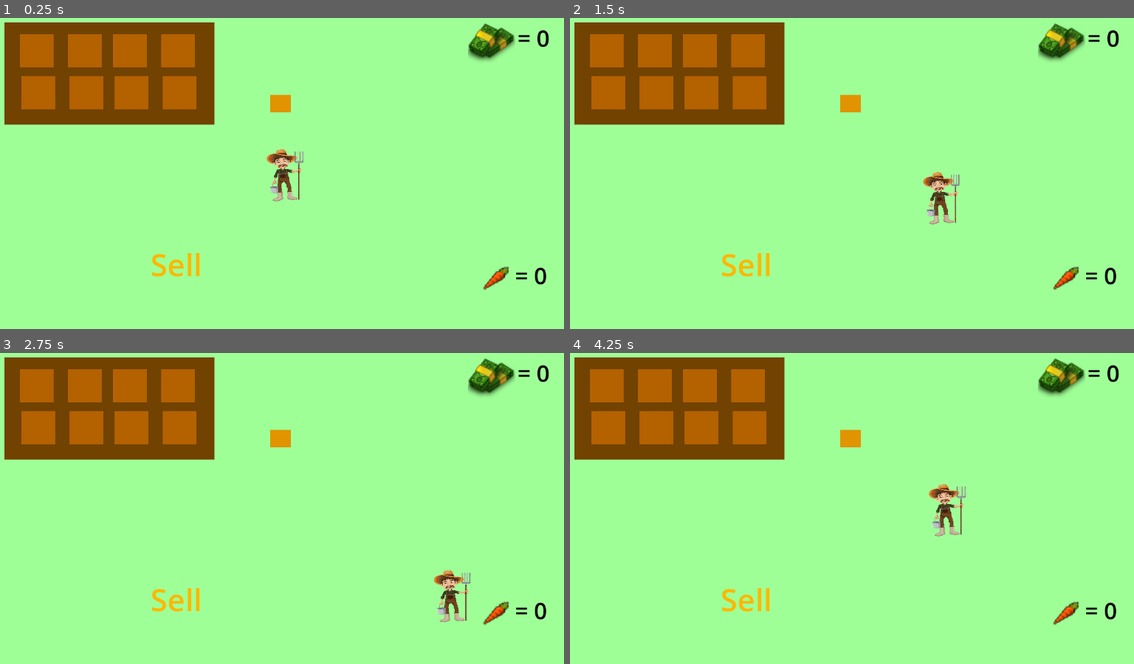
Above: before the commit, frames 1-4 (two rows, left to right).
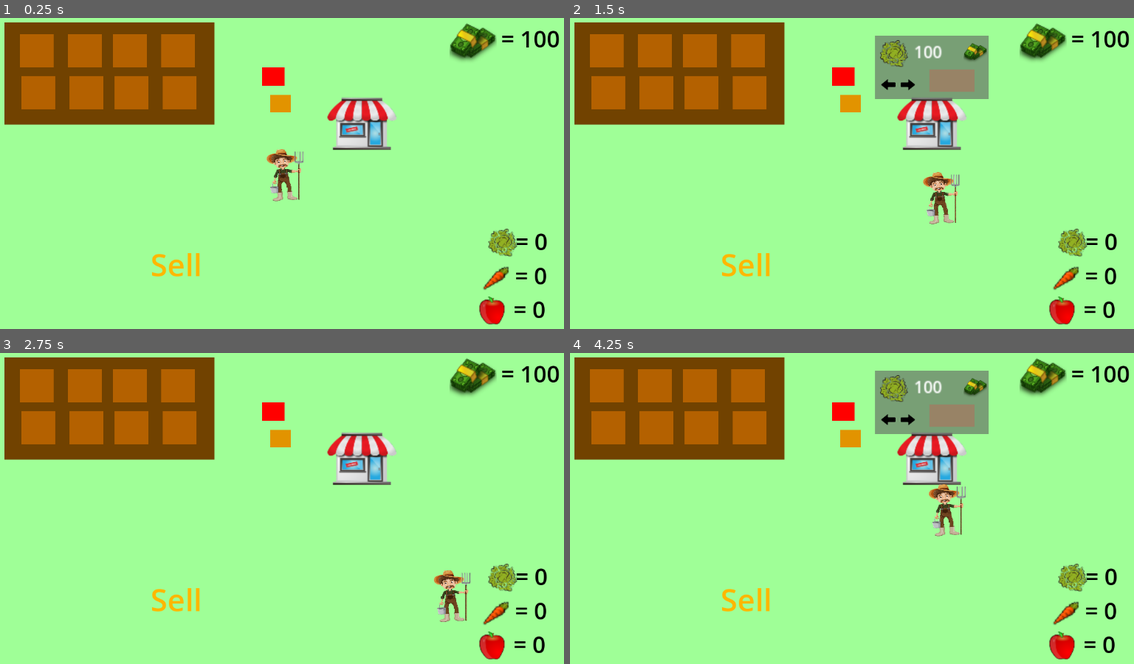
Above: after the commit, the same moments.

Repository: mirgakh/Catalyst-Toy
Game: Godot game, scene res://scenes/main.tscn
Two runs of this game, one before a commit and one after it. Both use one fixed random seed, a clock stepped at 60 frames per second and the inputs below.
Inputs (mouse positions are in pixels of both pictures, inside the frame that each line leads up to):
- Up to frame 1 (0.25 s): no input
- Up to frame 2 (1.5 s): tap Enter at 0.5 s; move the mouse to (609, 52) at 0.52 s; hold D (right) 0.53-1.28 s; click (609, 52) at 0.6 s; move the mouse to (609, 92) at 1.27 s; hold S (down) from 1.28 s (still down); click (609, 92) at 1.35 s
- Up to frame 3 (2.75 s): move the mouse to (84, 387) at 2.02 s; release S (down) at 2.03 s; hold D (right) from 2.03 s (still down); click (84, 387) at 2.1 s
- Up to frame 4 (4.25 s): move the mouse to (654, 427) at 2.77 s; release D (right) at 2.78 s; hold W (up) 2.78-3.53 s; click (654, 427) at 2.85 s; move the mouse to (699, 387) at 3.52 s; hold A (left) from 3.53 s (still down); click (699, 387) at 3.6 s

The runs differ from the first frame. In frame 1, 3.9% of the frame differs, in the area x 46-100%, y 1-99%; in frame 2, 8.0%; in frame 3, 3.9%; in frame 4, 8.0%.

Commit message:
shop

Diff:
--- /dev/null
+++ b/project/scenes/apple_seed.tscn
@@ -0,0 +1,29 @@
+[gd_scene load_steps=5 format=3 uid="uid://cpd07w37t46ej"]
+
+[ext_resource type="Script" path="res://scripts/apple_seed.gd" id="1_r0xw5"]
+
+[sub_resource type="Gradient" id="Gradient_2gfob"]
+offsets = PackedFloat32Array(0)
+colors = PackedColorArray(1, 0, 0, 1)
+
+[sub_resource type="GradientTexture1D" id="GradientTexture1D_m0oou"]
+gradient = SubResource("Gradient_2gfob")
+
+[sub_resource type="RectangleShape2D" id="RectangleShape2D_vn5q1"]
+size = Vector2(40, 34)
+
+[node name="apple_seed" type="StaticBody2D"]
+script = ExtResource("1_r0xw5")
+
+[node name="Sprite2D" type="Sprite2D" parent="."]
+position = Vector2(0, -1)
+scale = Vector2(0.171875, 35.5)
+texture = SubResource("GradientTexture1D_m0oou")
+
+[node name="Area2D" type="Area2D" parent="."]
+
+[node name="CollisionShape2D" type="CollisionShape2D" parent="Area2D"]
+position = Vector2(0, -1)
+shape = SubResource("RectangleShape2D_vn5q1")
+
+[connection signal="input_event" from="Area2D" to="." method="_on_area_2d_input_event"]
--- a/project/scenes/growing_zone.tscn
+++ b/project/scenes/growing_zone.tscn
@@ -1,8 +1,10 @@
-[gd_scene load_steps=8 format=3 uid="uid://dac75o0vplr25"]
+[gd_scene load_steps=10 format=3 uid="uid://dac75o0vplr25"]
 
 [ext_resource type="Script" path="res://scripts/growing_zone.gd" id="1_htke1"]
 [ext_resource type="Texture2D" uid="uid://m5r6c3amx1h0" path="res://art/Empty.png" id="2_il7q0"]
 [ext_resource type="Texture2D" uid="uid://c0ct2r0qghy7t" path="res://art/pngegg (2).png" id="3_5uqts"]
+[ext_resource type="Texture2D" uid="uid://3oftii0hk3vv" path="res://art/Apple Free.png" id="3_v07cp"]
+[ext_resource type="Texture2D" uid="uid://dc2ahlufgnrd" path="res://art/Iceberg lettuce Vegetable Salad.png" id="5_lnh4e"]
 
 [sub_resource type="Gradient" id="Gradient_w5hoy"]
 offsets = PackedFloat32Array(0)
@@ -26,11 +28,27 @@
 }, {
 "frames": [{
 "duration": 1.0,
+"texture": ExtResource("3_v07cp")
+}],
+"loop": true,
+"name": &"apple",
+"speed": 0.0
+}, {
+"frames": [{
+"duration": 1.0,
 "texture": ExtResource("3_5uqts")
 }],
 "loop": true,
 "name": &"carrot",
 "speed": 0.0
+}, {
+"frames": [{
+"duration": 1.0,
+"texture": ExtResource("5_lnh4e")
+}],
+"loop": true,
+"name": &"lettuce",
+"speed": 5.0
 }]
 
 [node name="growingZone" type="StaticBody2D"]
@@ -48,14 +66,22 @@
 shape = SubResource("RectangleShape2D_7bdaw")
 
 [node name="plant" type="AnimatedSprite2D" parent="."]
-position = Vector2(4.76837e-07, -1.5)
-scale = Vector2(1.44, 1.64)
+position = Vector2(1, -3)
+scale = Vector2(1.37143, 1.42857)
 sprite_frames = SubResource("SpriteFrames_frojc")
 animation = &"None"
 
 [node name="CarrotTimer" type="Timer" parent="."]
 wait_time = 5.0
 
+[node name="AppleTimer" type="Timer" parent="."]
+wait_time = 5.0
+
+[node name="lettuceTimer" type="Timer" parent="."]
+wait_time = 5.0
+
 [connection signal="area_entered" from="Area2D" to="." method="_on_area_2d_area_entered"]
 [connection signal="input_event" from="Area2D" to="." method="_on_area_2d_input_event"]
 [connection signal="timeout" from="CarrotTimer" to="." method="_on_carrot_timer_timeout"]
+[connection signal="timeout" from="AppleTimer" to="." method="_on_apple_timer_timeout"]
+[connection signal="timeout" from="lettuceTimer" to="." method="_on_lettuce_timer_timeout"]
--- /dev/null
+++ b/project/scenes/lettuce_seed.tscn
@@ -0,0 +1,27 @@
+[gd_scene load_steps=5 format=3 uid="uid://dgmkbdreonlkp"]
+
+[ext_resource type="Script" path="res://scripts/lettuce_seed.gd" id="1_d455a"]
+
+[sub_resource type="Gradient" id="Gradient_h4jhf"]
+offsets = PackedFloat32Array(0.00324675)
+colors = PackedColorArray(0.412683, 0.755698, 0, 1)
+
+[sub_resource type="GradientTexture1D" id="GradientTexture1D_3wgms"]
+gradient = SubResource("Gradient_h4jhf")
+
+[sub_resource type="RectangleShape2D" id="RectangleShape2D_udp3d"]
+size = Vector2(40, 34)
+
+[node name="lettuce_seed" type="StaticBody2D"]
+script = ExtResource("1_d455a")
+
+[node name="Sprite2D" type="Sprite2D" parent="."]
+scale = Vector2(0.15625, 33.75)
+texture = SubResource("GradientTexture1D_3wgms")
+
+[node name="Area2D" type="Area2D" parent="."]
+
+[node name="CollisionShape2D" type="CollisionShape2D" parent="Area2D"]
+shape = SubResource("RectangleShape2D_udp3d")
+
+[connection signal="input_event" from="Area2D" to="." method="_on_area_2d_input_event"]
--- a/project/scenes/main.tscn
+++ b/project/scenes/main.tscn
@@ -7,7 +7,11 @@
 [ext_resource type="PackedScene" uid="uid://b32476hejmrnj" path="res://scenes/player.tscn" id="5_hlho5"]
 [ext_resource type="Texture2D" uid="uid://ds02qyek8lddl" path="res://art/Money bag.png" id="5_ql1fd"]
 [ext_resource type="Texture2D" uid="uid://c0ct2r0qghy7t" path="res://art/pngegg (2).png" id="6_cwu1l"]
+[ext_resource type="Texture2D" uid="uid://3oftii0hk3vv" path="res://art/Apple Free.png" id="6_stvs4"]
+[ext_resource type="Texture2D" uid="uid://dc2ahlufgnrd" path="res://art/Iceberg lettuce Vegetable Salad.png" id="7_4tomd"]
+[ext_resource type="PackedScene" uid="uid://cpd07w37t46ej" path="res://scenes/apple_seed.tscn" id="7_abxn8"]
 [ext_resource type="PackedScene" uid="uid://61cpg07mwmab" path="res://scenes/sell_zone.tscn" id="7_k3gdl"]
+[ext_resource type="PackedScene" uid="uid://bfxaxsgtgoydn" path="res://scenes/shop.tscn" id="10_ea7so"]
 
 [sub_resource type="SpriteFrames" id="SpriteFrames_yppqt"]
 animations = [{
@@ -26,6 +30,22 @@
 "loop": true,
 "name": &"Coin",
 "speed": 0.0
+}, {
+"frames": [{
+"duration": 1.0,
+"texture": ExtResource("6_stvs4")
+}],
+"loop": true,
+"name": &"apple",
+"speed": 0.0
+}, {
+"frames": [{
+"duration": 1.0,
+"texture": ExtResource("7_4tomd")
+}],
+"loop": true,
+"name": &"lettuce",
+"speed": 5.0
 }]
 
 [node name="Main" type="Node2D"]
@@ -76,17 +96,47 @@
 sprite_frames = SubResource("SpriteFrames_yppqt")
 animation = &"Carrot"
 
+[node name="appleText" type="RichTextLabel" parent="Display"]
+offset_left = 1023.0
+offset_top = 556.0
+offset_right = 1123.0
+offset_bottom = 622.0
+theme_override_colors/default_color = Color(0, 0, 0, 1)
+theme_override_font_sizes/normal_font_size = 45
+text = " = 0"
+
+[node name="appleIcon" type="AnimatedSprite2D" parent="Display"]
+position = Vector2(981, 590)
+scale = Vector2(1.57482, 1.55875)
+sprite_frames = SubResource("SpriteFrames_yppqt")
+animation = &"apple"
+
+[node name="lettuceText" type="RichTextLabel" parent="Display"]
+offset_left = 1027.0
+offset_top = 423.0
+offset_right = 1127.0
+offset_bottom = 489.0
+theme_override_colors/default_color = Color(0, 0, 0, 1)
+theme_override_font_sizes/normal_font_size = 45
+text = " = 0"
+
+[node name="lettuceIcon" type="AnimatedSprite2D" parent="Display"]
+position = Vector2(1002, 457)
+scale = Vector2(1.57482, 1.55875)
+sprite_frames = SubResource("SpriteFrames_yppqt")
+animation = &"lettuce"
+
 [node name="CoinText" type="RichTextLabel" parent="Display"]
-offset_left = 1031.0
-offset_top = 25.0
-offset_right = 1131.0
-offset_bottom = 91.0
+offset_left = 999.0
+offset_top = 26.0
+offset_right = 1152.0
+offset_bottom = 92.0
 theme_override_colors/default_color = Color(0, 0, 0, 1)
 theme_override_font_sizes/normal_font_size = 45
 text = " = 0"
 
 [node name="CoinIcon" type="AnimatedSprite2D" parent="Display"]
-position = Vector2(980, 64)
+position = Vector2(944, 64)
 scale = Vector2(1.83, 1.81)
 sprite_frames = SubResource("SpriteFrames_yppqt")
 animation = &"Coin"
@@ -94,9 +144,16 @@
 [node name="carrot_seed" parent="." instance=ExtResource("4_q5sp4")]
 position = Vector2(568, 185)
 
+[node name="apple_seed" parent="." instance=ExtResource("7_abxn8")]
+position = Vector2(554, 133)
+
 [node name="sellZone" parent="." instance=ExtResource("7_k3gdl")]
 position = Vector2(366, 507)
 
+[node name="shop" parent="." instance=ExtResource("10_ea7so")]
+position = Vector2(727, 229)
+
 [node name="Player" parent="." instance=ExtResource("5_hlho5")]
 z_index = 1
+position = Vector2(680, 497)
 scale = Vector2(2, 2)
--- /dev/null
+++ b/project/scenes/shop.tscn
@@ -0,0 +1,53 @@
+[gd_scene load_steps=8 format=3 uid="uid://bfxaxsgtgoydn"]
+
+[ext_resource type="Script" path="res://scripts/shop.gd" id="1_ahsaf"]
+[ext_resource type="Texture2D" uid="uid://cu7net8spupxg" path="res://art/Adobe Illustrator Tutorial Logo.png" id="2_6d2hq"]
+[ext_resource type="PackedScene" uid="uid://dgmkbdreonlkp" path="res://scenes/lettuce_seed.tscn" id="3_5cn8h"]
+[ext_resource type="PackedScene" uid="uid://cjwbgmh0x6c28" path="res://scenes/shopmenu.tscn" id="4_1v8ki"]
+
+[sub_resource type="SpriteFrames" id="SpriteFrames_7mw06"]
+animations = [{
+"frames": [{
+"duration": 1.0,
+"texture": ExtResource("2_6d2hq")
+}],
+"loop": true,
+"name": &"shop",
+"speed": 0.0
+}]
+
+[sub_resource type="RectangleShape2D" id="RectangleShape2D_0wd2j"]
+size = Vector2(108, 98)
+
+[sub_resource type="CircleShape2D" id="CircleShape2D_pfnra"]
+radius = 55.3173
+
+[node name="shop" type="StaticBody2D"]
+script = ExtResource("1_ahsaf")
+
+[node name="ShopArt" type="AnimatedSprite2D" parent="."]
+scale = Vector2(1.53, 1.42941)
+sprite_frames = SubResource("SpriteFrames_7mw06")
+animation = &"shop"
+
+[node name="CollisionShape2D" type="CollisionShape2D" parent="."]
+position = Vector2(0, -4)
+shape = SubResource("RectangleShape2D_0wd2j")
+
+[node name="Area2D" type="Area2D" parent="."]
+
+[node name="CollisionShape2D" type="CollisionShape2D" parent="Area2D"]
+position = Vector2(1, 55)
+shape = SubResource("CircleShape2D_pfnra")
+
+[node name="shopmenu" parent="." instance=ExtResource("4_1v8ki")]
+visible = true
+position = Vector2(-111, -177)
+scale = Vector2(2, 2)
+
+[node name="lettuce_seed" parent="." instance=ExtResource("3_5cn8h")]
+visible = false
+position = Vector2(123, -24)
+
+[connection signal="body_entered" from="Area2D" to="." method="_on_area_2d_body_entered"]
+[connection signal="body_exited" from="Area2D" to="." method="_on_area_2d_body_exited"]
--- /dev/null
+++ b/project/scenes/shopmenu.tscn
@@ -0,0 +1,128 @@
+[gd_scene load_steps=10 format=3 uid="uid://cjwbgmh0x6c28"]
+
+[ext_resource type="Script" path="res://scripts/shopmenu.gd" id="1_iog0v"]
+[ext_resource type="Texture2D" uid="uid://d3c2r6n2443y4" path="res://art/Cherry Fruit Cartoon.png" id="2_glal5"]
+[ext_resource type="Texture2D" uid="uid://dc2ahlufgnrd" path="res://art/Iceberg lettuce Vegetable Salad.png" id="3_i26iw"]
+[ext_resource type="Texture2D" uid="uid://erl1k4j0o51x" path="res://art/Monochrome Left Arrow.png" id="4_eudgi"]
+[ext_resource type="Texture2D" uid="uid://ds02qyek8lddl" path="res://art/Money bag.png" id="4_k2wb2"]
+[ext_resource type="Texture2D" uid="uid://blhtc7htjtnm1" path="res://art/Arrow Symbol.png" id="5_gwbtf"]
+
+[sub_resource type="SpriteFrames" id="SpriteFrames_csinh"]
+animations = [{
+"frames": [{
+"duration": 1.0,
+"texture": ExtResource("2_glal5")
+}],
+"loop": true,
+"name": &"cherry",
+"speed": 5.0
+}, {
+"frames": [{
+"duration": 1.0,
+"texture": ExtResource("3_i26iw")
+}],
+"loop": true,
+"name": &"lettuce",
+"speed": 5.0
+}]
+
+[sub_resource type="SpriteFrames" id="SpriteFrames_csmwe"]
+animations = [{
+"frames": [{
+"duration": 1.0,
+"texture": ExtResource("4_eudgi")
+}],
+"loop": true,
+"name": &"left",
+"speed": 5.0
+}, {
+"frames": [{
+"duration": 1.0,
+"texture": ExtResource("5_gwbtf")
+}],
+"loop": true,
+"name": &"right",
+"speed": 5.0
+}]
+
+[sub_resource type="SpriteFrames" id="SpriteFrames_u6j0y"]
+animations = [{
+"frames": [{
+"duration": 1.0,
+"texture": ExtResource("4_k2wb2")
+}],
+"loop": true,
+"name": &"default",
+"speed": 5.0
+}]
+
+[node name="shopmenu" type="StaticBody2D"]
+visible = false
+script = ExtResource("1_iog0v")
+
+[node name="ColorRect" type="ColorRect" parent="."]
+offset_right = 111.0
+offset_bottom = 62.0
+color = Color(0.368627, 0.368627, 0.368627, 0.6)
+
+[node name="icon" type="AnimatedSprite2D" parent="."]
+position = Vector2(18.5, 17.5)
+scale = Vector2(0.771429, 0.75)
+sprite_frames = SubResource("SpriteFrames_csinh")
+animation = &"lettuce"
+
+[node name="ButtonLeft" type="Button" parent="."]
+modulate = Color(1, 1, 1, 0)
+offset_left = 4.0
+offset_top = 32.0
+offset_right = 21.0
+offset_bottom = 58.0
+
+[node name="iconLeft" type="AnimatedSprite2D" parent="."]
+position = Vector2(13, 48)
+scale = Vector2(0.4, 0.456522)
+sprite_frames = SubResource("SpriteFrames_csmwe")
+animation = &"left"
+
+[node name="ButtonRight" type="Button" parent="."]
+modulate = Color(1, 1, 1, 0)
+offset_left = 23.0
+offset_top = 32.0
+offset_right = 40.0
+offset_bottom = 58.0
+
+[node name="iconRight" type="AnimatedSprite2D" parent="."]
+position = Vector2(32, 48)
+scale = Vector2(0.4, 0.456522)
+sprite_frames = SubResource("SpriteFrames_csmwe")
+animation = &"right"
+
+[node name="priceLabel" type="RichTextLabel" parent="."]
+offset_left = 38.0
+offset_top = 4.0
+offset_right = 85.0
+offset_bottom = 29.0
+text = "100"
+
+[node name="moneyIcon" type="AnimatedSprite2D" parent="."]
+position = Vector2(98, 16)
+scale = Vector2(0.46, 0.44)
+sprite_frames = SubResource("SpriteFrames_u6j0y")
+
+[node name="buyColor" type="ColorRect" parent="."]
+offset_left = 53.0
+offset_top = 33.0
+offset_right = 97.0
+offset_bottom = 55.0
+color = Color(1, 0.164706, 0.207843, 0.239216)
+
+[node name="BuyButton" type="Button" parent="."]
+modulate = Color(1, 1, 1, 0)
+offset_left = 53.0
+offset_top = 33.0
+offset_right = 97.0
+offset_bottom = 55.0
+
+[connection signal="pressed" from="ButtonLeft" to="." method="_on_button_left_pressed"]
+[connection signal="pressed" from="ButtonRight" to="." method="_on_button_right_pressed"]
+[connection signal="pressed" from="BuyButton" to="." method="_on_buy_button_pressed"]
--- /dev/null
+++ b/project/scripts/apple_seed.gd
@@ -0,0 +1,23 @@
+extends StaticBody2D
+
+var selected = false
+var seed_type = 2
+
+func _ready():
+	pass
+
+
+
+func _on_area_2d_input_event(viewport, event, shape_idx):
+	if Input.is_action_just_pressed("click"):
+		Global.plantSelected = seed_type
+		selected = true
+
+func _physics_process(delta):
+	if selected:
+		global_position = lerp(global_position, get_global_mouse_position(),25 * delta)
+
+func _input(event):
+	if event is InputEventMouseButton:
+		if event.button_index == MOUSE_BUTTON_LEFT and not event.pressed:
+			selected = false
--- a/project/scripts/global.gd
+++ b/project/scripts/global.gd
@@ -3,6 +3,7 @@
 var plantSelected = 1
 
 var numofcarrots = 0
-var numofonions = 0
+var numofapples = 0
+var numoflettuce = 0
 
-var coins = 0
+var coins = 100
--- a/project/scripts/growing_zone.gd
+++ b/project/scripts/growing_zone.gd
@@ -15,6 +15,14 @@
 			plantGrowing = true
 			$CarrotTimer.start()
 			$plant.play("carrot")
+		if plant == 2:
+			plantGrowing = true
+			$AppleTimer.start()
+			$plant.play("apple")
+		if plant == 3:
+			plantGrowing = true
+			$lettuceTimer.start()
+			$plant.play("lettuce")
 
 	else:
 		print("plant is already growing here")
@@ -26,6 +34,17 @@
 		plant_grown = true
 
 
+func _on_apple_timer_timeout():
+	var apple_plant = $plant
+	if apple_plant.frame == 0:
+		plant_grown = true
+
+func _on_lettuce_timer_timeout():
+	var lettuce_plant = $plant
+	if lettuce_plant.frame == 0:
+		plant_grown = true
+
+
 func _on_area_2d_input_event(viewport, event, shape_idx):
 	if Input.is_action_just_pressed("click"):
 		if plant_grown:
@@ -34,3 +53,15 @@
 				plantGrowing = false
 				plant_grown = false
 				$plant.play("None")
+
+			if plant == 2:
+				Global.numofapples += 1
+				plantGrowing = false
+				plant_grown = false
+				$plant.play("None")
+
+			if plant == 3:
+				Global.numoflettuce += 1
+				plantGrowing = false
+				plant_grown = false
+				$plant.play("None")
--- /dev/null
+++ b/project/scripts/lettuce_seed.gd
@@ -0,0 +1,23 @@
+extends StaticBody2D
+
+var selected = false
+var seed_type = 3
+
+func _ready():
+	pass
+
+
+
+func _on_area_2d_input_event(viewport, event, shape_idx):
+	if Input.is_action_just_pressed("click"):
+		Global.plantSelected = seed_type
+		selected = true
+
+func _physics_process(delta):
+	if selected:
+		global_position = lerp(global_position, get_global_mouse_position(),25 * delta)
+
+func _input(event):
+	if event is InputEventMouseButton:
+		if event.button_index == MOUSE_BUTTON_LEFT and not event.pressed:
+			selected = false
--- a/project/scripts/main.gd
+++ b/project/scripts/main.gd
@@ -3,4 +3,6 @@
 
 func _physics_process(delta):
 	$Display/CarrotText.text = ("= " + str(Global.numofcarrots))
+	$Display/appleText.text = ("= " + str(Global.numofapples))
+	$Display/lettuceText.text = ("= " + str(Global.numoflettuce))
 	$Display/CoinText.text = ("= " + str(Global.coins))
--- a/project/scripts/player.gd
+++ b/project/scripts/player.gd
@@ -15,3 +15,6 @@
 
 func sell():
 	pass
+
+func shop():
+	pass
--- a/project/scripts/sell_zone.gd
+++ b/project/scripts/sell_zone.gd
@@ -4,11 +4,19 @@
 func _on_area_2d_body_entered(body):
 	if body.has_method("sell"):
 		var carrots = Global.numofcarrots
+		var apples = Global.numofapples
+		var lettuce = Global.numoflettuce
 		var coins = Global.coins
 
 		coins += carrots * 5
+		coins += apples * 8
+		coins += lettuce * 10
 
 		carrots = 0
+		apples = 0
+		lettuce = 0
 
 		Global.coins = coins
 		Global.numofcarrots = carrots
+		Global.numofapples = apples
+		Global.numoflettuce = lettuce
--- /dev/null
+++ b/project/scripts/shop.gd
@@ -0,0 +1,17 @@
+extends StaticBody2D
+
+func _ready():
+	$shopmenu.visible = false
+
+func _physics_process(delta):
+	if $shopmenu.itemOwned[0] == true:
+		$lettuce_seed.visible = true
+
+func _on_area_2d_body_entered(body):
+	if body.has_method("shop"):
+		$shopmenu.visible = true
+
+
+func _on_area_2d_body_exited(body):
+	if body.has_method("shop"):
+		$shopmenu.visible = false
--- /dev/null
+++ b/project/scripts/shopmenu.gd
@@ -0,0 +1,62 @@
+extends StaticBody2D
+
+var item = 1
+
+var itemPrices = [100,250]
+
+var itemOwned = [false,false]
+
+var price
+
+func _ready():
+	$icon.play("lettuce")
+	item = 1
+
+func _physics_process(delta):
+	if self.visible == true:
+		if item == 1:
+			$icon.play("lettuce")
+			$priceLabel.text = str(itemPrices[0])
+
+		if item == 2:
+			$icon.play("cherry")
+			$priceLabel.text = str(itemPrices[1])
+
+
+
+
+func _on_button_left_pressed():
+	swap_item_back()
+func _on_button_right_pressed():
+	swap_item_forward()
+func _on_buy_button_pressed():
+	if item == 1:
+		price = itemPrices[0]
+		if Global.coins >= price:
+			if itemOwned[0] == false:
+				buy()
+	elif item == 2:
+		price = itemPrices[1]
+		if Global.coins >= price:
+			if itemOwned[1] == false:
+				buy()
+
+
+func swap_item_back():
+	if item == 1:
+		item = 2
+	elif item == 2:
+		item = 1
+
+func swap_item_forward():
+	if item == 1:
+		item = 2
+	elif item == 2:
+		item = 1
+
+func buy():
+	Global.coins -= price
+	if item == 1:
+		itemOwned[0] = true
+	if item == 2:
+		itemOwned[1] = true
Binary file added: project/art/Adobe Illustrator Tutorial Logo.png
Not shown, added: project/art/Adobe Illustrator Tutorial Logo.png.import
Binary file added: project/art/Apple Free.png
Not shown, added: project/art/Apple Free.png.import
Binary file added: project/art/Arrow Symbol.png
Not shown, added: project/art/Arrow Symbol.png.import
Binary file added: project/art/Cherry Fruit Cartoon.png
Not shown, added: project/art/Cherry Fruit Cartoon.png.import
Binary file added: project/art/Iceberg lettuce Vegetable Salad.png
Not shown, added: project/art/Iceberg lettuce Vegetable Salad.png.import
Binary file added: project/art/Monochrome Left Arrow.png
Not shown, added: project/art/Monochrome Left Arrow.png.import
(and 2 more such lines)
